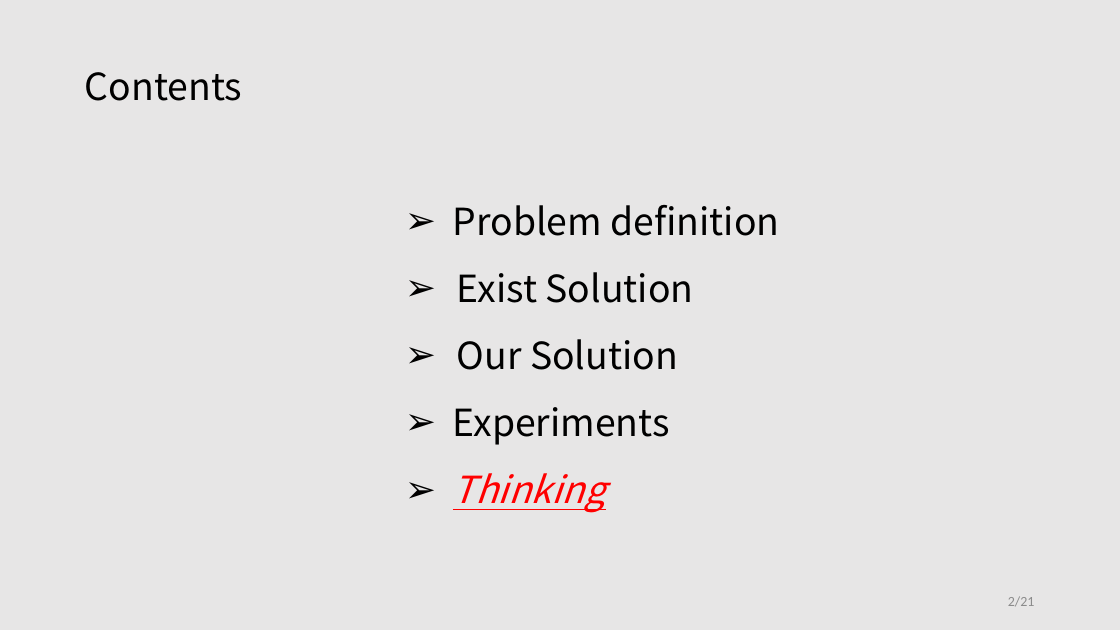
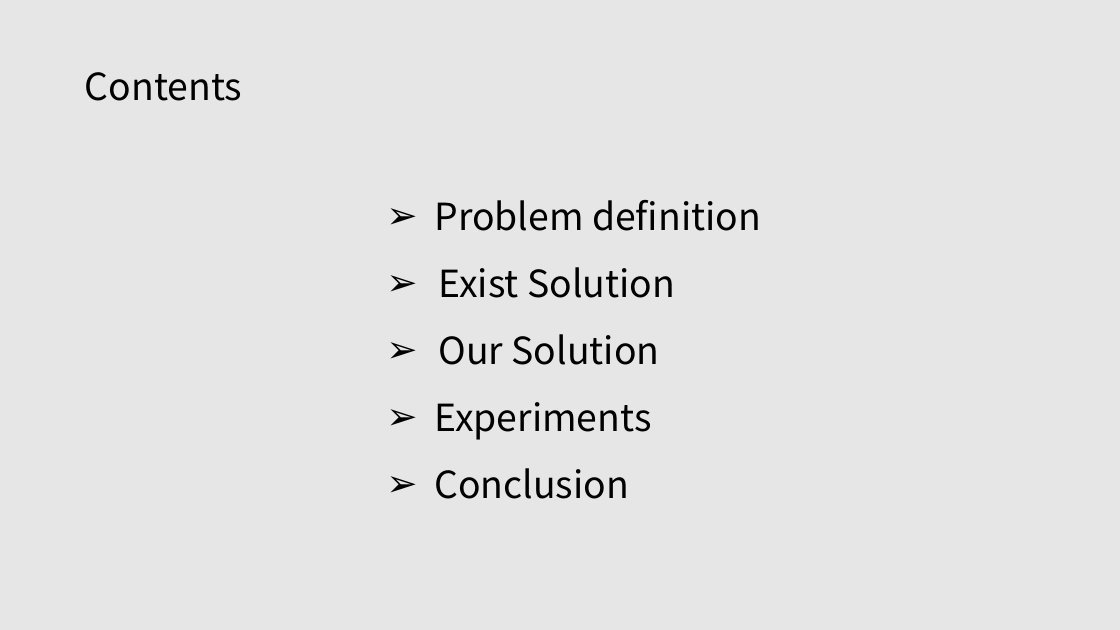
Before and after one commit to tianzhuwei/PPT, a slide deck: slide 2 of Efficient and Progressive GST Search.pptx. Drawn at 1120x630 pixels with LibreOffice and Linux fonts; fonts in the diff are those of the drawing. Boxes give left, top, right and bottom in pixels: in the first picture for what was removed or moved away, otherwise in the second. Text is boxed around its words. In the diff, an @@ line names an element or a change of style, - is before the commit and + after.

```diff
--- a/Efficient and Progressive GST Search.pptx
+++ b/Efficient and Progressive GST Search.pptx
@@ text "Problem definition": place and size @@
-text "Problem definition" at (453,205,779,513)
+text "Problem definition" at (434,200,761,499)
@@ text at (434,468,629,499): text changed; text colour #FF0000 to #000000; italic off @@
-➢ Thinking
+➢ Conclusion
@@ page number removed at (1008,596,1035,606) @@
-2/21
```
Also in this commit, not shown: 6 other slides changed, 4 slides added, 2 slides removed.
